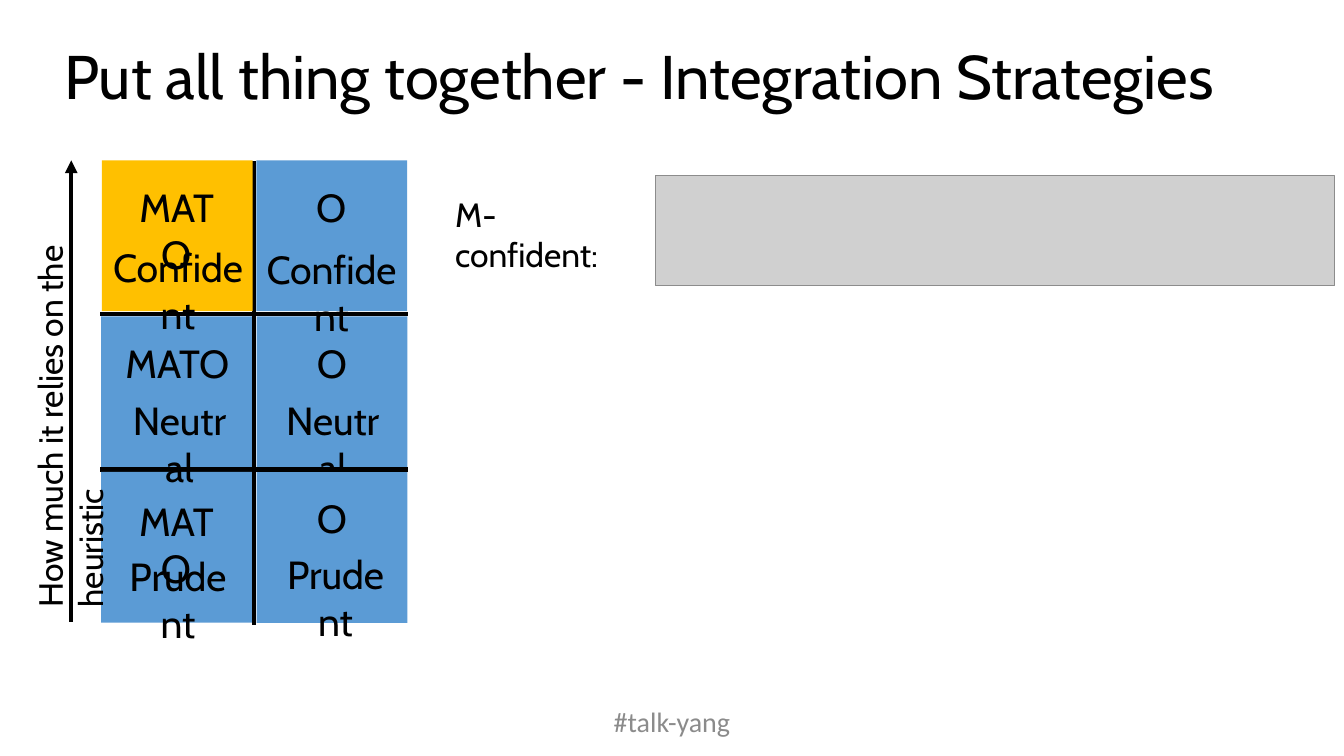
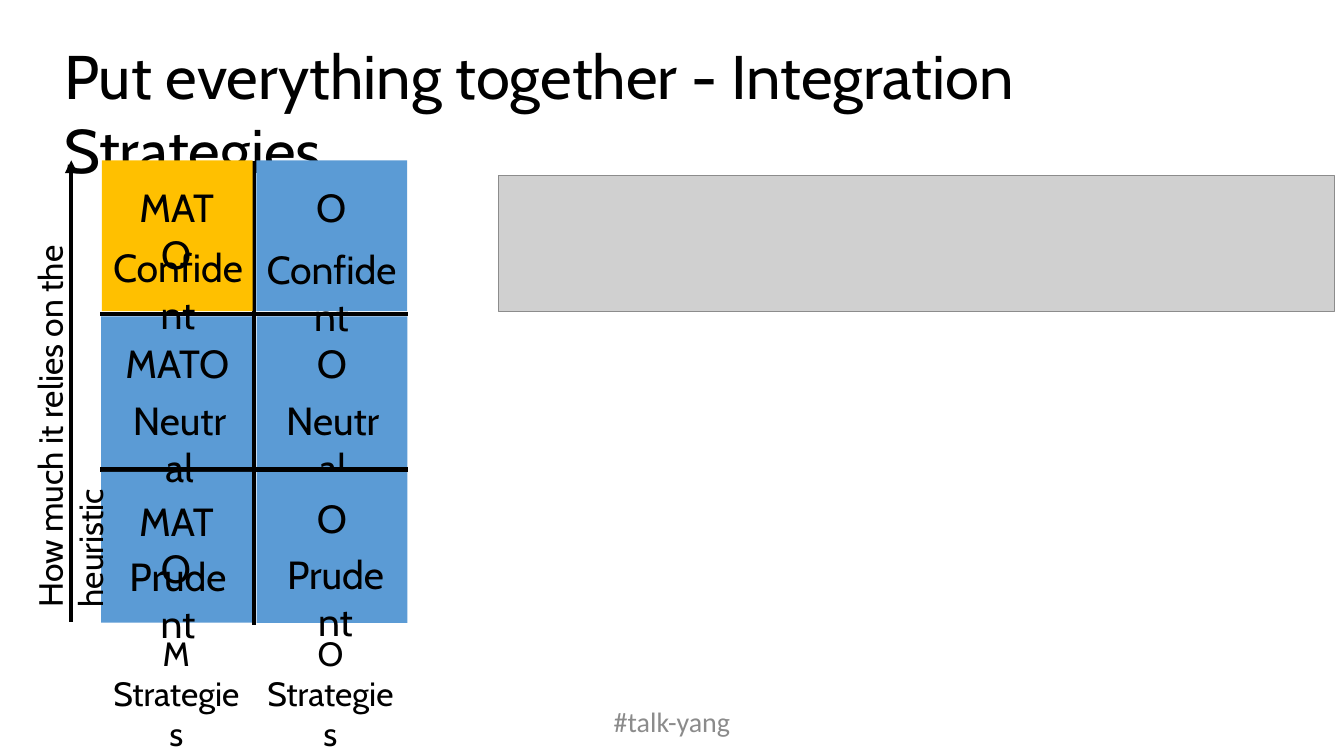
Before and after one commit to Yuan-Yang-Vandy/acs2020, a slide deck: slide 23 of acs2020.pptx (slide 22 before the commit). Drawn at 1344x756 pixels with LibreOffice and Linux fonts; fonts in the diff are those of the drawing; grey boxes stand for pictures. Boxes give left, top, right and bottom in pixels: in the first picture for what was removed or moved away, otherwise in the second. Text is boxed around its words. In the diff, an @@ line names an element or a change of style, - is before the commit and + after.

```diff
--- a/acs2020.pptx
+++ b/acs2020.pptx
@@ text at bbox=[64, 52, 1013, 187]: text changed @@
-Put all thing together - Integration Strategies
+Put everything together - Integration Strategies
@@ picture: place and size @@
-picture at bbox=[655, 175, 1335, 285]
+picture at bbox=[498, 175, 1335, 311]
@@ text removed at bbox=[455, 203, 598, 268] @@
-M-confident:
@@ text added at bbox=[163, 642, 190, 666], 24 pt, text #000000 @@
+M Strategies
@@ text added at bbox=[318, 642, 344, 667], 24 pt, text #000000 @@
+O Strategies
```
Also in this commit, not shown: 14 other slides changed, 1 slide added, 1 slide removed, 1 other file.
